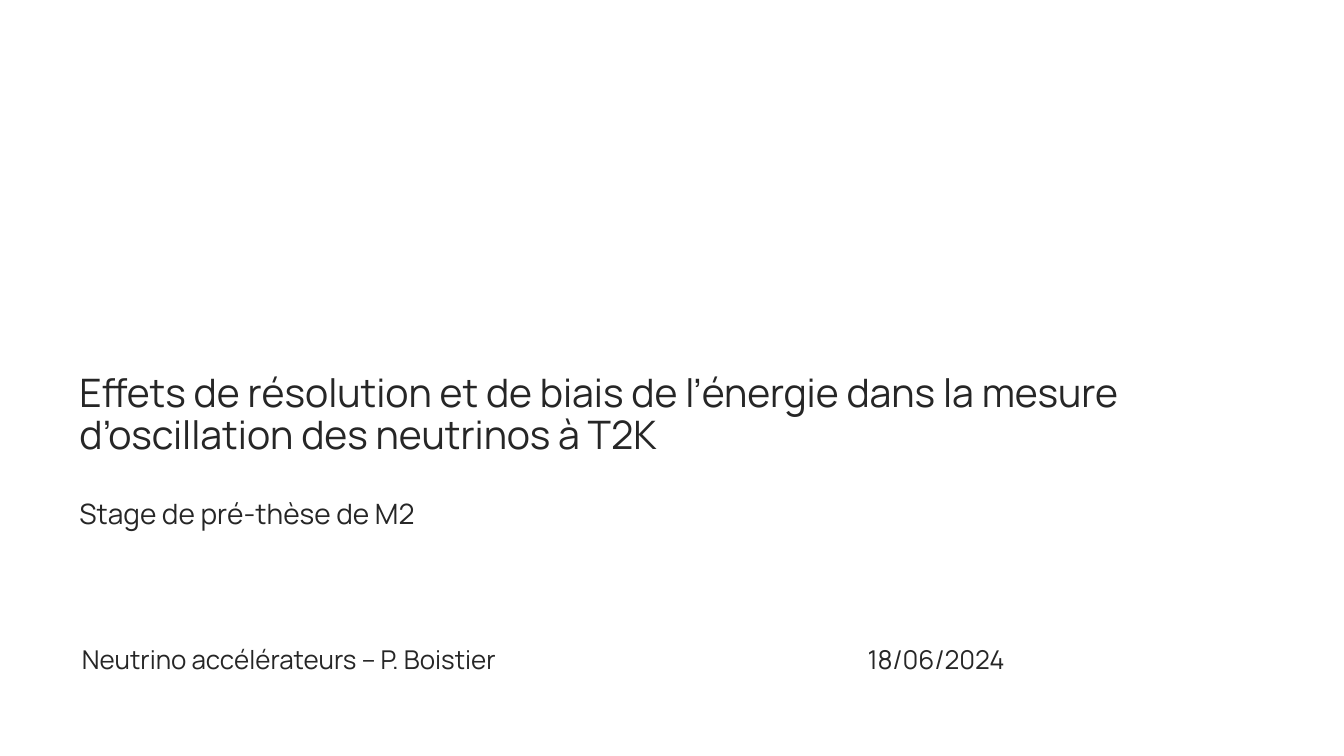
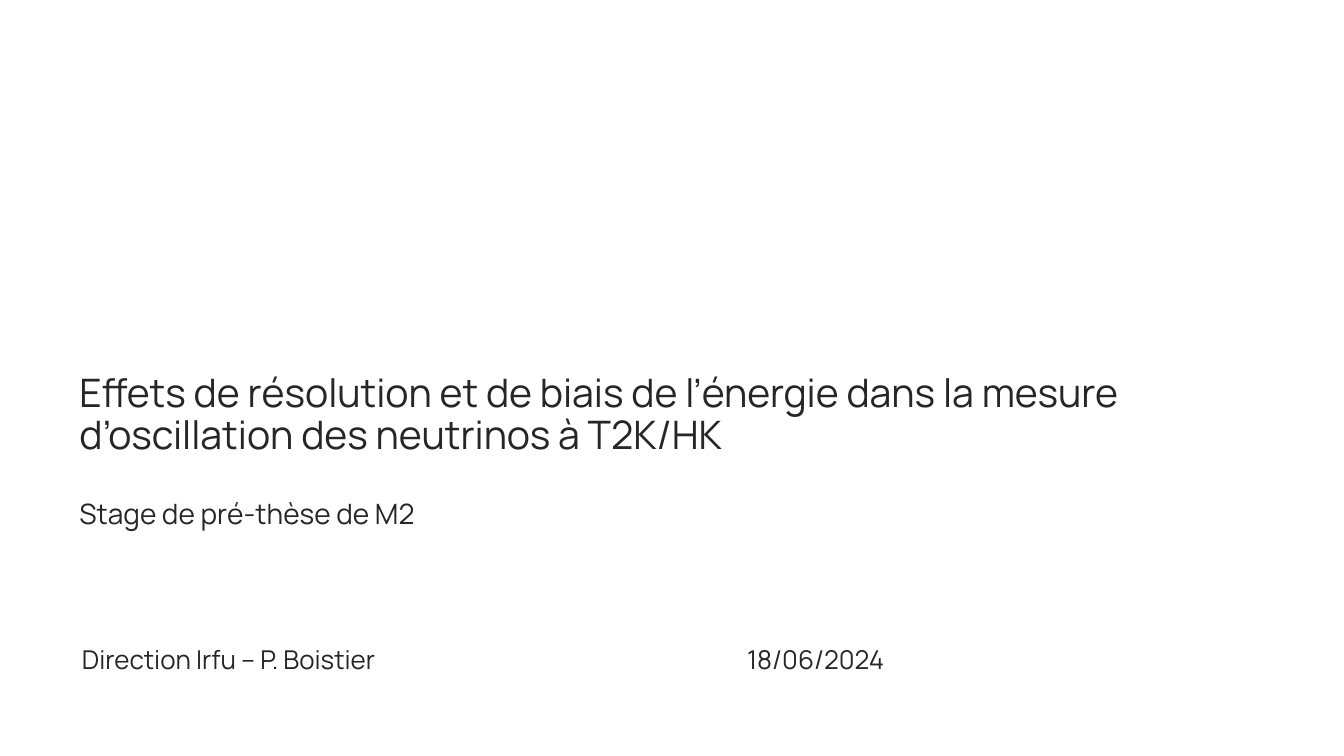
Before and after one commit to pboistier/energy-effects-T2K, a slide deck: slide 1 of doc_ext/20240619_boistier_irfu.odp. Drawn at 1344x756 pixels with LibreOffice and Linux fonts; fonts in the diff are those of the drawing; background and template pictures are left out. Boxes give left, top, right and bottom in pixels: in the first picture for what was removed or moved away, otherwise in the second. Text is boxed around its words. In the diff, an @@ line names an element or a change of style, - is before the commit and + after.

```diff
--- a/doc_ext/20240619_boistier_irfu.odp
+++ b/doc_ext/20240619_boistier_irfu.odp
@@ title at bbox=[79, 376, 1118, 531]: text changed @@
-Effets de résolution et de biais de l’énergie dans la mesure d’oscillation des neutrinos à T2K
-Stage de pré-thèse de M2
+Effets de résolution et de biais de l’énergie dans la mesure d’oscillation des neutrinos à T2K/HK
+Stage de pré-thèse de M2
@@ text at bbox=[82, 650, 884, 670]: text changed @@
-Neutrino accélérateurs – P. Boistier 18/06/2024
+Direction Irfu – P. Boistier 18/06/2024
```
Also in this commit, not shown: 12 other slides changed, 4 slides added, 1 slide removed, 3 other files.
